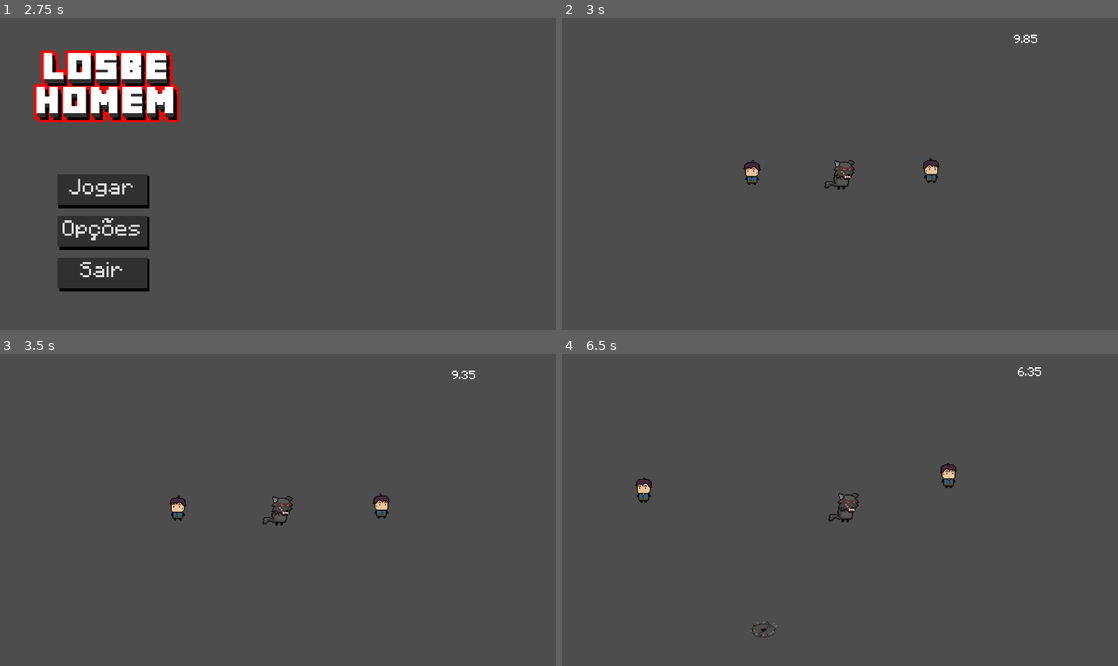
Above: before the commit, frames 1-4 (two rows, left to right).
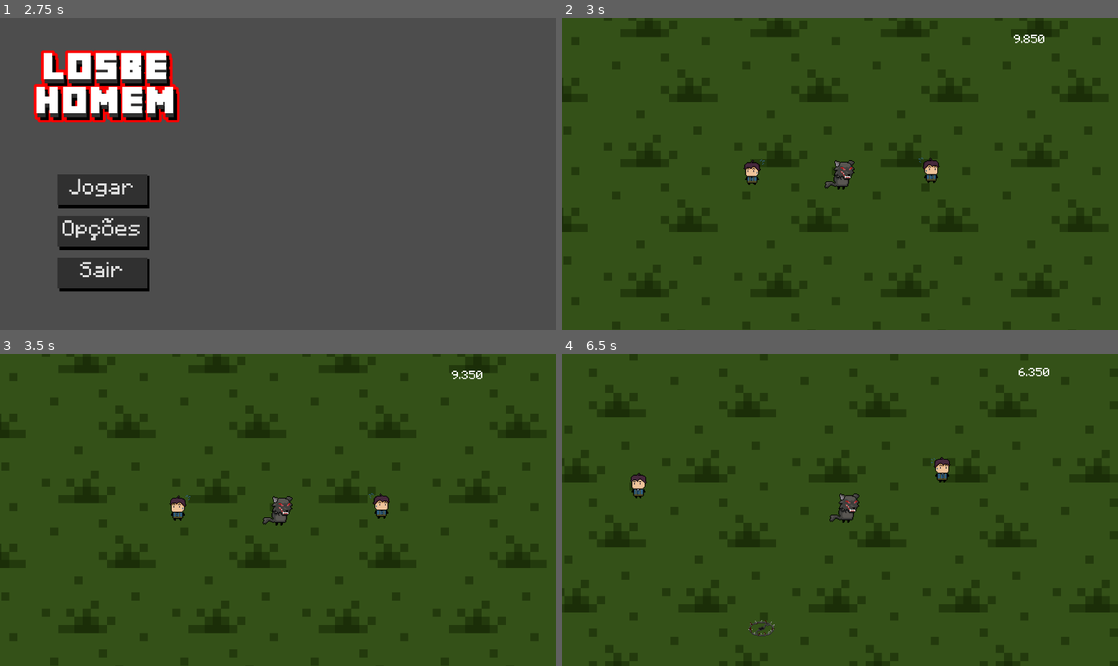
Above: after the commit, the same moments.

Repository: TheBadGuy616/Gamejam-Plus
Game: Godot game, scene res://Interfaces/menuOpcoes.tscn
The game is run twice, just before and just after one commit, with the same random seed, the same clock (stepped at 60 frames per second) and the same inputs. The project has no main scene, so this scene is started directly.
Inputs (mouse positions are in pixels of both pictures, inside the frame that each line leads up to):
- Up to frame 1 (2.75 s): click "Jogar" at 0.5 s; click "Jogar" at 1.25 s; click "Opções" at 2 s
- Up to frame 2 (3 s): click "Jogar" at 2.75 s
- Up to frame 3 (3.5 s): no input
- Up to frame 4 (6.5 s): move the mouse to (962, 494) at 3.52 s; hold Right (ui_right) 3.53-4.28 s; move the mouse to (728, 525) at 4.27 s; hold Down (ui_down) 4.28-5.03 s; move the mouse to (895, 441) at 5.02 s; hold Right (ui_right) 5.03-5.78 s; move the mouse to (812, 572) at 5.77 s; hold Up (ui_up) from 5.78 s (still down)

Frame 1 is identical in both runs. In frame 2, 99% of the frame differs, in the area x 0-100%, y 0-100%; in frame 3, 99%; in frame 4, 100%.

Commit message:
Add new properties and improve damage handling
Introduces new properties such as 'base_speed' for the protagonist and 'velocidade_bala' for bullets. Updates damage handling by invoking 'receber_dano_tempo' when bullets hit the player, adjusts timer and label formatting to three decimals, and modifies the protagonist's damage value. Also adds UI elements and background texture to the test scene, and increases the hunter's shot timer.

Diff:
--- a/losbehomemauuooooouuuu/Base/inimigo.gd
+++ b/losbehomemauuooooouuuu/Base/inimigo.gd
@@ -8,7 +8,6 @@
 
 var start_position : Vector2
 var protagonista_ref = null
-
 
 func _ready() -> void:
 	start_position = global_position
--- a/losbehomemauuooooouuuu/Base/inimigo.tscn
+++ b/losbehomemauuooooouuuu/Base/inimigo.tscn
@@ -4,7 +4,6 @@
 
 [node name="Inimigo" type="CharacterBody2D" groups=["Inimigos", "Ininimigos"]]
 script = ExtResource("1_v845p")
-velocidade = null
 
 [node name="Sprite2D" type="Sprite2D" parent="."]
 
--- a/losbehomemauuooooouuuu/Personagens/bala.tscn
+++ b/losbehomemauuooooouuuu/Personagens/bala.tscn
@@ -9,6 +9,7 @@
 
 [node name="Bala" type="Area2D"]
 script = ExtResource("1_lajmc")
+velocidade_bala = 300.0
 
 [node name="Sprite2D" type="Sprite2D" parent="."]
 position = Vector2(-22, -25)
--- a/losbehomemauuooooouuuu/Personagens/cena_teste.tscn
+++ b/losbehomemauuooooouuuu/Personagens/cena_teste.tscn
@@ -6,11 +6,38 @@
 [ext_resource type="PackedScene" uid="uid://dcrii0fiiwgx1" path="res://Personagens/hunter.tscn" id="4_q1lyw"]
 [ext_resource type="Script" uid="uid://xhatkcgcv06n" path="res://Personagens/spawn_manager.gd" id="5_50uir"]
 [ext_resource type="PackedScene" uid="uid://cllsantits3yt" path="res://Cenario/moita.tscn" id="6_vpr83"]
+[ext_resource type="Texture2D" uid="uid://co7im310h73kc" path="res://Cenario/chao2.png" id="7_qpinv"]
 
 [node name="Cena teste" type="Node2D"]
 
+[node name="Control" type="Control" parent="."]
+layout_mode = 3
+anchors_preset = 0
+offset_right = 2000.0
+offset_bottom = 2000.0
+scale = Vector2(100, 100)
+
+[node name="TextureRect" type="TextureRect" parent="Control"]
+texture_filter = 1
+layout_mode = 1
+anchors_preset = 8
+anchor_left = 0.5
+anchor_top = 0.5
+anchor_right = 0.5
+anchor_bottom = 0.5
+offset_left = -2096.96
+offset_top = -2021.44
+offset_right = -96.95996
+offset_bottom = -21.439941
+grow_horizontal = 2
+grow_vertical = 2
+texture = ExtResource("7_qpinv")
+expand_mode = 3
+stretch_mode = 1
+
 [node name="Protagonista" parent="." instance=ExtResource("2_ynais")]
 position = Vector2(-202, 185)
+dano_tempo_recebido = 5
 
 [node name="Spawn manager" type="Node" parent="." node_paths=PackedStringArray("player_node")]
 script = ExtResource("5_50uir")
--- a/losbehomemauuooooouuuu/Personagens/hunter.tscn
+++ b/losbehomemauuooooouuuu/Personagens/hunter.tscn
@@ -60,7 +60,7 @@
 [node name="PontoDeDisparo" type="Marker2D" parent="PivoArma"]
 
 [node name="TimerDeDisparo" type="Timer" parent="."]
-wait_time = 1.5
+wait_time = 4.0
 
 [connection signal="body_entered" from="IrDeVala" to="." method="_on_ir_de_vala_body_entered"]
 [connection signal="body_entered" from="AreaDeteccao" to="." method="_on_area_deteccao_body_entered"]
--- a/losbehomemauuooooouuuu/Personagens/protagonista.tscn
+++ b/losbehomemauuooooouuuu/Personagens/protagonista.tscn
@@ -10,6 +10,7 @@
 
 [node name="Protagonista" type="CharacterBody2D" node_paths=PackedStringArray("vida_label") groups=["Player"]]
 script = ExtResource("1_clmf5")
+base_speed = 600.0
 vida_label = NodePath("VidaLabel")
 
 [node name="Sprite2D" type="Sprite2D" parent="."]
--- a/losbehomemauuooooouuuu/bala.gd
+++ b/losbehomemauuooooouuuu/bala.gd
@@ -24,6 +24,8 @@
 
 func _on_body_entered(body: Node2D) -> void:
 	if body.is_in_group("Player"):
+		if body.has_method("receber_dano_tempo"):
+			body.receber_dano_tempo()
 		queue_free()
 
 	elif body.is_in_group("Obstaculo"):
--- a/losbehomemauuooooouuuu/scritps/Protagonista.gd
+++ b/losbehomemauuooooouuuu/scritps/Protagonista.gd
@@ -6,7 +6,7 @@
 @export var base_friction = 200       # Novo: Adicione a fricção base
 @export var friction_increase = 50.0
 @export var nivel_limite = 5          # Quantos pontos para subir de nível
-@export var dano_tempo_recebido : float = 5.0
+@export var dano_tempo_recebido = 2
 @export var tempo = 10
 @export var pontos = 0
 @export var accel = 600
@@ -18,7 +18,6 @@
 var current_speed_modifier: float = 1.0
 var current_max_speed: float
 var last_checked_points: int = 0
-
 var current_level: int = 0
 var can_move = true
 
@@ -32,7 +31,7 @@
 		print("ERRO: Nó do Timer de Vida não encontrado no Player.")
 
 	if vida_label != null and vida_timer != null:
-		vida_label.text = "%.2f" % vida_timer.wait_time
+		vida_label.text = "%.3f" % vida_timer.wait_time
 	elif vida_label == null:
 		print("AVISO: 'Vida Label' não foi linkada no Inspetor do Player.")
 
@@ -72,8 +71,6 @@
 		velocity.x = 0
 		velocity.y = 0
 
-
-
 	move_and_slide()
 
 func _process(delta):
@@ -82,7 +79,7 @@
 			if vida_timer.time_left == 0.0:
 				vida_label.text = "0.00"
 		else:
-			vida_label.text = "%.2f" % vida_timer.time_left
+			vida_label.text = "%.3f" % vida_timer.time_left
 
 func receber_dano_tempo():
 	if vida_timer == null or (vida_timer.is_stopped() and vida_timer.time_left == 0.0):
@@ -110,7 +107,7 @@
 	vida_timer.start()
 
 	if vida_label != null:
-		vida_label.text = "%.2f" % tempo_vida_inicial
+		vida_label.text = "%.3f" % tempo_vida_inicial
 
 func apply_slow(factor: float):
 	current_speed_modifier = factor
@@ -140,3 +137,4 @@
 func _on_vida_timer_timeout():
 	print("O tempo acabou! Jogador Morreu.")
 	queue_free()
+	get_tree().quit()
Not shown: 1 places in losbehomemauuooooouuuu/Personagens/cena_teste.tscn that only renumber resources
